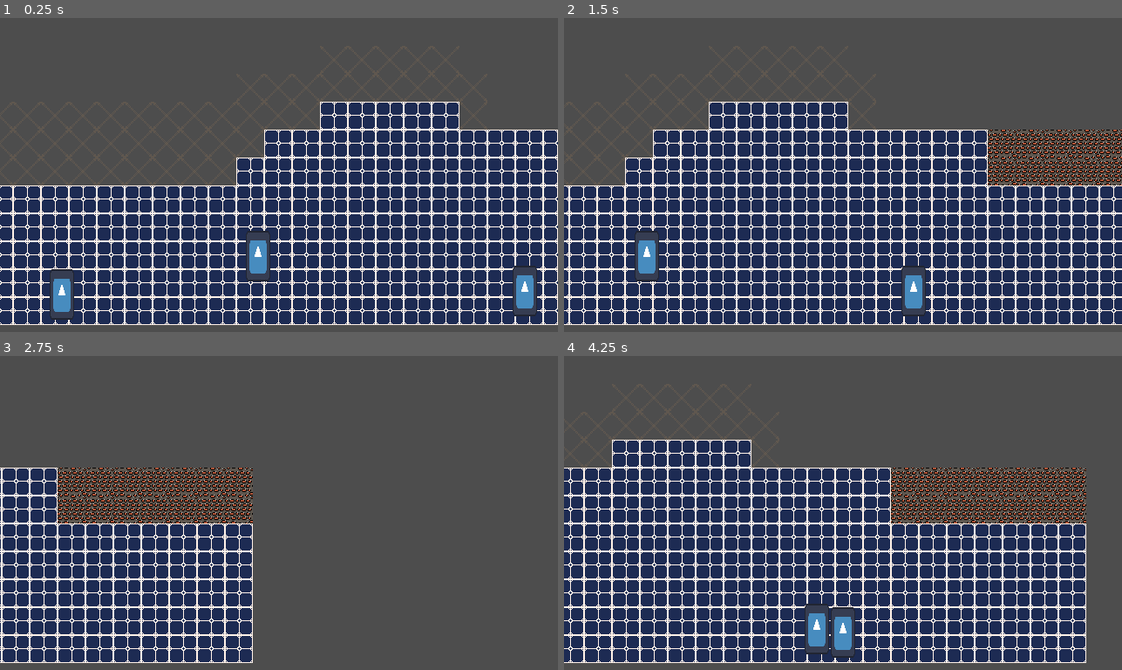
Above: before the commit, frames 1-4 (two rows, left to right).
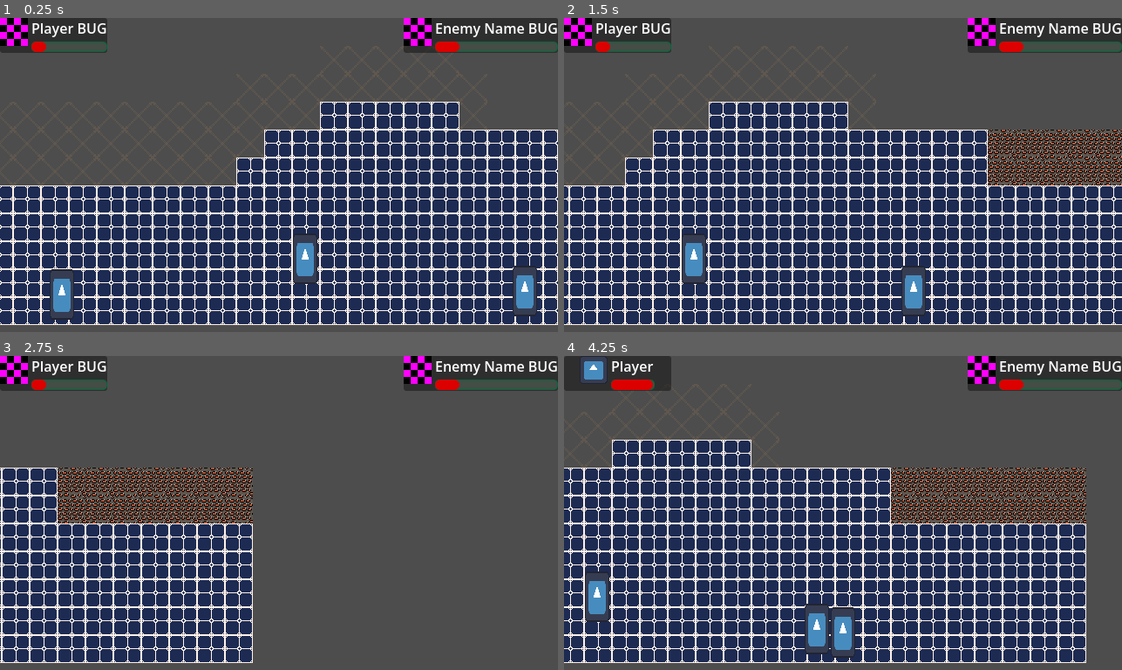
Above: after the commit, the same moments.

Repository: gustavogb12/32nd-Street
Game: Godot game, scene res://scene/gym.tscn
Same seed, same stepped clock (60 frames per second), same inputs: the game is played once before the commit and once after it. The engine's default icon, where the game draws it, is replaced by a stand-in: a white triangle on a blue panel in a dark square.
Inputs:
- Up to frame 1 (0.25 s): no input
- Up to frame 2 (1.5 s): tap Enter at 0.5 s; hold Right (move_right) 0.53-1.28 s; tap J (attack) at 0.6, 1.35 s; hold Down (move_down) from 1.28 s (still down)
- Up to frame 3 (2.75 s): tap Space at 2 s; release Down (move_down) at 2.03 s; hold Right (move_right) from 2.03 s (still down); tap J (attack) at 2.1 s
- Up to frame 4 (4.25 s): release Right (move_right) at 2.78 s; hold Up (move_up) 2.78-3.53 s; tap J (attack) at 2.85, 3.6 s; hold Left (move_left) from 3.53 s (still down)

The runs differ from the first frame. In frame 1, 5.7% of the frame differs, in the area x 0-100%, y 0-85%; in frame 2, 5.7%; in frame 3, 4.3%; in frame 4, 5.1%.

Commit message:
Enemy Health and Player Health

Diff:
--- a/project.godot
+++ b/project.godot
@@ -29,6 +29,11 @@
 [dotnet]
 
 project/assembly_name="Beat_em_Up"
+
+[global_group]
+
+player=""
+enemy=""
 
 [input]
 
--- a/scene/dummy.tscn
+++ b/scene/dummy.tscn
@@ -1,5 +1,6 @@
 [gd_scene format=3 uid="uid://doww0jae3aye8"]
 
+[ext_resource type="Script" uid="uid://cxw5w6m21vkxx" path="res://script/enemy.gd" id="1_mtq4m"]
 [ext_resource type="Texture2D" uid="uid://caqnwncvh4d7u" path="res://icon.svg" id="1_rdt0c"]
 [ext_resource type="Script" uid="uid://wslk6sj78aq4" path="res://script/entity_component.gd" id="2_nljr0"]
 
@@ -7,9 +8,43 @@
 size = Vector2(30, 17)
 
 [sub_resource type="RectangleShape2D" id="RectangleShape2D_0yc80"]
-size = Vector2(30, 6)
+size = Vector2(48, 18)
+
+[sub_resource type="CircleShape2D" id="CircleShape2D_fvtld"]
+radius = 10.198039
+
+[sub_resource type="Curve" id="Curve_qh2oe"]
+_data = [Vector2(0, 0), 0.0, 0.0, 0, 0, Vector2(0.5017182, 1), 0.0, 0.0, 0, 0, Vector2(1, 0), 0.0, 0.0, 0, 0]
+point_count = 3
+
+[sub_resource type="CurveTexture" id="CurveTexture_8fkih"]
+curve = SubResource("Curve_qh2oe")
+
+[sub_resource type="Curve" id="Curve_mtq4m"]
+_data = [Vector2(0, 0), 0.0, 0.0, 0, 0, Vector2(0.49828184, 0.5727272), 0.0, 0.0, 0, 0, Vector2(1, 0), 0.0, 0.0, 0, 0]
+point_count = 3
+
+[sub_resource type="CurveTexture" id="CurveTexture_mtq4m"]
+curve = SubResource("Curve_mtq4m")
+
+[sub_resource type="ParticleProcessMaterial" id="ParticleProcessMaterial_0yc80"]
+lifetime_randomness = 0.23
+particle_flag_disable_z = true
+emission_shape = 3
+emission_box_extents = Vector3(13, 4.8, 1)
+direction = Vector3(0, -1, 0)
+spread = 15.0
+initial_velocity_min = 10.0
+initial_velocity_max = 100.0
+gravity = Vector3(0, 98, 0)
+scale_min = 2.0
+scale_max = 7.0
+scale_curve = SubResource("CurveTexture_mtq4m")
+color = Color(0, 1, 0, 1)
+alpha_curve = SubResource("CurveTexture_8fkih")
 
 [node name="Dummy" type="CharacterBody2D" unique_id=1713660021]
+script = ExtResource("1_mtq4m")
 
 [node name="CollisionShape2D2" type="CollisionShape2D" parent="." unique_id=1277963090]
 position = Vector2(0, -9)
@@ -27,8 +62,28 @@
 shape = SubResource("RectangleShape2D_0yc80")
 debug_color = Color(0.78225684, 0, 0.16223279, 0.41960785)
 
-[node name="EntityComponent" type="Node" parent="." unique_id=128674203 node_paths=PackedStringArray("entity_parent", "hitbox")]
+[node name="EntityComponent" type="Node" parent="." unique_id=128674203 node_paths=PackedStringArray("entity_parent", "hitbox") groups=["enemy"]]
 script = ExtResource("2_nljr0")
+entity_name = "Dummy"
+entity_icon = ExtResource("1_rdt0c")
 entity_parent = NodePath("..")
 hitbox = NodePath("../Hitbox")
 metadata/_custom_type_script = "uid://wslk6sj78aq4"
+
+[node name="Hutbox" type="Area2D" parent="." unique_id=1388374191]
+
+[node name="CollisionShape2D" type="CollisionShape2D" parent="Hutbox" unique_id=620762782]
+position = Vector2(37, -38)
+shape = SubResource("CircleShape2D_fvtld")
+
+[node name="DeathParticles" type="GPUParticles2D" parent="." unique_id=1148288071]
+emitting = false
+amount = 32
+one_shot = true
+explosiveness = 1.0
+randomness = 1.0
+process_material = SubResource("ParticleProcessMaterial_0yc80")
+
+[connection signal="entity_died" from="EntityComponent" to="." method="_on_entity_died"]
+[connection signal="entity_died" from="EntityComponent" to="DeathParticles" method="restart"]
+[connection signal="area_entered" from="Hutbox" to="." method="_on_hutbox_area_entered"]
--- a/scene/gym.tscn
+++ b/scene/gym.tscn
@@ -4,6 +4,7 @@
 [ext_resource type="Texture2D" uid="uid://r3l2anbirg3l" path="res://asset/tileset_01.png" id="1_xutm1"]
 [ext_resource type="PackedScene" uid="uid://doww0jae3aye8" path="res://scene/dummy.tscn" id="2_ewo1x"]
 [ext_resource type="Script" uid="uid://dqir2tdoepgif" path="res://script/camera_path_controller.gd" id="4_sjin7"]
+[ext_resource type="Script" uid="uid://mmfwyoam7xl3" path="res://script/health_display_component.gd" id="5_1jncy"]
 
 [sub_resource type="TileSetAtlasSource" id="TileSetAtlasSource_sjin7"]
 texture = ExtResource("1_xutm1")
@@ -29,6 +30,33 @@
 }
 point_count = 3
 
+[sub_resource type="PlaceholderTexture2D" id="PlaceholderTexture2D_0yc80"]
+
+[sub_resource type="StyleBoxFlat" id="StyleBoxFlat_r0ofq"]
+bg_color = Color(0.267655, 0.30342373, 0.27513576, 1)
+border_width_left = 1
+border_width_top = 1
+border_width_right = 1
+border_width_bottom = 1
+border_color = Color(0, 0.41887987, 0.22894508, 1)
+corner_radius_top_left = 4
+corner_radius_top_right = 4
+corner_radius_bottom_right = 4
+corner_radius_bottom_left = 4
+
+[sub_resource type="StyleBoxFlat" id="StyleBoxFlat_5qrys"]
+bg_color = Color(0.8627451, 0, 0, 1)
+corner_radius_top_left = 10
+corner_radius_top_right = 10
+corner_radius_bottom_right = 10
+corner_radius_bottom_left = 10
+
+[sub_resource type="Theme" id="Theme_1jncy"]
+ProgressBar/styles/background = SubResource("StyleBoxFlat_r0ofq")
+ProgressBar/styles/fill = SubResource("StyleBoxFlat_5qrys")
+
+[sub_resource type="PlaceholderTexture2D" id="PlaceholderTexture2D_uo6t3"]
+
 [node name="Gym" type="Node2D" unique_id=524505118]
 
 [node name="TileMapLayer" type="TileMapLayer" parent="." unique_id=2008620119]
@@ -42,8 +70,8 @@
 [node name="Dummy" parent="." unique_id=1713660021 instance=ExtResource("2_ewo1x")]
 position = Vector2(555, 342)
 
-[node name="Dummy2" parent="." unique_id=2133315151 instance=ExtResource("2_ewo1x")]
-position = Vector2(249, 302)
+[node name="Dummy2" parent="." unique_id=2110446149 instance=ExtResource("2_ewo1x")]
+position = Vector2(303, 305)
 
 [node name="CameraPath" type="Path2D" parent="." unique_id=149027451 node_paths=PackedStringArray("player")]
 curve = SubResource("Curve2D_xutm1")
@@ -55,3 +83,86 @@
 position = Vector2(273, 180)
 
 [node name="Camera2D" type="Camera2D" parent="CameraPath/CameraTarget" unique_id=1573103812]
+
+[node name="HUD" type="CanvasLayer" parent="." unique_id=1497557676]
+
+[node name="EnemyPanel" type="PanelContainer" parent="HUD" unique_id=1522598639]
+anchors_preset = 1
+anchor_left = 1.0
+anchor_right = 1.0
+offset_left = -177.0
+offset_bottom = 40.0
+grow_horizontal = 0
+
+[node name="HBox" type="HBoxContainer" parent="HUD/EnemyPanel" unique_id=1845436641]
+layout_mode = 2
+size_flags_horizontal = 4
+
+[node name="EnemyIcon" type="TextureRect" parent="HUD/EnemyPanel/HBox" unique_id=1835292791]
+custom_minimum_size = Vector2(32, 32)
+custom_maximum_size = Vector2(32, 32)
+layout_mode = 2
+size_flags_horizontal = 4
+texture = SubResource("PlaceholderTexture2D_0yc80")
+
+[node name="VBox" type="VBoxContainer" parent="HUD/EnemyPanel/HBox" unique_id=64704319]
+layout_mode = 2
+
+[node name="EnemyNameLabel" type="Label" parent="HUD/EnemyPanel/HBox/VBox" unique_id=672400806]
+layout_mode = 2
+text = "Enemy Name BUG"
+
+[node name="EnemyHealthBar" type="ProgressBar" parent="HUD/EnemyPanel/HBox/VBox" unique_id=1058752356]
+unique_name_in_owner = true
+custom_minimum_size = Vector2(50, 12)
+layout_mode = 2
+theme = SubResource("Theme_1jncy")
+value = 20.0
+show_percentage = false
+
+[node name="HealthDisplayComponent" type="Node" parent="HUD/EnemyPanel/HBox/VBox" unique_id=646382864 node_paths=PackedStringArray("health_panel", "icon", "display_label", "health_bar")]
+script = ExtResource("5_1jncy")
+watch_group = &"enemy"
+health_panel = NodePath("../../..")
+icon = NodePath("../../EnemyIcon")
+display_label = NodePath("../EnemyNameLabel")
+health_bar = NodePath("../EnemyHealthBar")
+metadata/_custom_type_script = "uid://mmfwyoam7xl3"
+
+[node name="PlayerPanel" type="PanelContainer" parent="HUD" unique_id=1542339680]
+offset_right = 123.0
+offset_bottom = 40.0
+
+[node name="HBox" type="HBoxContainer" parent="HUD/PlayerPanel" unique_id=179659895]
+layout_mode = 2
+size_flags_horizontal = 4
+
+[node name="PlayerIcon" type="TextureRect" parent="HUD/PlayerPanel/HBox" unique_id=901434292]
+custom_minimum_size = Vector2(32, 32)
+custom_maximum_size = Vector2(32, 32)
+layout_mode = 2
+size_flags_horizontal = 4
+texture = SubResource("PlaceholderTexture2D_uo6t3")
+
+[node name="VBox" type="VBoxContainer" parent="HUD/PlayerPanel/HBox" unique_id=1383326162]
+layout_mode = 2
+
+[node name="PlayerNameLabel" type="Label" parent="HUD/PlayerPanel/HBox/VBox" unique_id=1457486676]
+layout_mode = 2
+text = "Player BUG"
+
+[node name="PlayerHealthBar" type="ProgressBar" parent="HUD/PlayerPanel/HBox/VBox" unique_id=1069257269]
+custom_minimum_size = Vector2(50, 12)
+layout_mode = 2
+theme = SubResource("Theme_1jncy")
+value = 20.0
+show_percentage = false
+
+[node name="HealthDisplayComponent" type="Node" parent="HUD/PlayerPanel" unique_id=1919167353 node_paths=PackedStringArray("health_panel", "icon", "display_label", "health_bar")]
+script = ExtResource("5_1jncy")
+watch_group = &"player"
+health_panel = NodePath("..")
+icon = NodePath("../HBox/PlayerIcon")
+display_label = NodePath("../HBox/VBox/PlayerNameLabel")
+health_bar = NodePath("../HBox/VBox/PlayerHealthBar")
+metadata/_custom_type_script = "uid://mmfwyoam7xl3"
--- a/scene/player.tscn
+++ b/scene/player.tscn
@@ -2,11 +2,15 @@
 
 [ext_resource type="Script" uid="uid://73anxe84vixv" path="res://script/player.gd" id="1_hjaqi"]
 [ext_resource type="Texture2D" uid="uid://caqnwncvh4d7u" path="res://icon.svg" id="1_xo3ru"]
+[ext_resource type="Script" uid="uid://wslk6sj78aq4" path="res://script/entity_component.gd" id="3_fvtld"]
 
 [sub_resource type="RectangleShape2D" id="RectangleShape2D_xo3ru"]
 size = Vector2(30, 17)
 
 [sub_resource type="RectangleShape2D" id="RectangleShape2D_0yc80"]
+
+[sub_resource type="RectangleShape2D" id="RectangleShape2D_wkpy8"]
+size = Vector2(20, 29)
 
 [node name="Player" type="CharacterBody2D" unique_id=2103756938]
 script = ExtResource("1_hjaqi")
@@ -27,4 +31,20 @@
 shape = SubResource("RectangleShape2D_0yc80")
 debug_color = Color(2.0214916e-06, 0.63548636, 0.42040467, 0.41960785)
 
+[node name="EntityComponent" type="Node" parent="." unique_id=1715715967 node_paths=PackedStringArray("entity_parent", "hitbox") groups=["player"]]
+script = ExtResource("3_fvtld")
+entity_name = "Player"
+entity_icon = ExtResource("1_xo3ru")
+max_health = 200
+health = 200
+entity_parent = NodePath("..")
+hitbox = NodePath("../Hitbox")
+metadata/_custom_type_script = "uid://wslk6sj78aq4"
+
+[node name="Hitbox" type="Area2D" parent="." unique_id=194723854]
+
+[node name="CollisionShape2D" type="CollisionShape2D" parent="Hitbox" unique_id=59674057]
+position = Vector2(0, -40.5)
+shape = SubResource("RectangleShape2D_wkpy8")
+
 [connection signal="area_entered" from="Hurtbox" to="." method="_on_hurtbox_area_entered"]
--- a/script/camera_path_controller.gd
+++ b/script/camera_path_controller.gd
@@ -3,7 +3,6 @@
 @export var player:Node2D
 @export var stop_index: int = 0
 @export var stop_positions: Array[float]
-
 
 @onready var camera_target: PathFollow2D = $CameraTarget
 
@@ -13,7 +12,9 @@
 	origin = curve.get_point_position(0)
 
 func _physics_process(delta: float) -> void:
+	if player == null:
+		return
 	var target_position: Vector2 = player.global_position - origin
 	target_position.x = clampf(target_position.x, 0, curve.get_point_position(2).x - origin.x)
 	camera_target.progress = target_position.x
-	print(target_position)
+	#print(target_position)
--- /dev/null
+++ b/script/enemy.gd
@@ -0,0 +1,19 @@
+extends CharacterBody2D
+
+@onready var hurtbox_shape: CollisionShape2D = $Hutbox/CollisionShape2D
+
+func attack() -> void:
+	hurtbox_shape.disabled
+	await get_tree().create_timer(0.2).timeout
+
+func _on_hutbox_area_entered(area: Area2D) -> void:
+	EventBus.attacked.emit(self, area, 10)
+
+func _on_entity_died() -> void:
+	var tween: Tween = create_tween()
+	tween.set_parallel(true)
+	tween.tween_property(self,"scale", Vector2.ZERO, 1.0)
+	tween.tween_property(self,"modulate:a",0.0, 1.0)
+
+	await tween.finished
+	queue_free()
--- a/script/entity_component.gd
+++ b/script/entity_component.gd
@@ -1,10 +1,16 @@
 class_name EntityComponent
-
 extends Node
 
+signal  entity_died
+
+@export var entity_name: String
+@export var entity_icon: Texture2D
+@export var max_health: int = 100
+@export var health: int = 100
 @export var entity_parent: Node
-@export var health: int = 100
 @export var hitbox: Area2D
+
+@onready var hurtbox_shape: CollisionShape2D = $"../Hutbox/CollisionShape2D"
 
 func _ready() -> void:
 	EventBus.attacked.connect(_on_attacked)
@@ -13,8 +19,10 @@
 	#print("Recebi de dano: ",damage)
 	if target == hitbox:
 		health -= damage
-		print("Vida: ", health)
+		EventBus.entity_attacked.emit(self)
+		#print("Vida: ", health)
 		if health <= 0:
-			entity_parent.queue_free()
+			entity_died.emit()
+			EventBus.attacked.disconnect(_on_attacked)
 
 	#print(source,target,damage)
--- a/script/event_bus.gd
+++ b/script/event_bus.gd
@@ -1,3 +1,4 @@
 extends Node
 
 signal attacked(source: Node, targwet: Node, damage: float)
+signal entity_attacked(entity: EntityComponent)
--- /dev/null
+++ b/script/health_display_component.gd
@@ -0,0 +1,19 @@
+class_name HealthDisplayComponent
+extends Node
+
+@export var watch_group: StringName
+@export var health_panel: PanelContainer
+@export var icon: TextureRect
+@export var display_label: Label
+@export var health_bar: ProgressBar
+
+func _ready() -> void:
+	EventBus.entity_attacked.connect(_on_entity_attacked)
+
+func _on_entity_attacked(entity: EntityComponent) -> void:
+	if not entity.is_in_group(watch_group):
+		return
+	health_bar.max_value = entity.max_health
+	health_bar.value = entity.health
+	icon.texture = entity.entity_icon
+	display_label.text = entity.entity_name
--- a/script/player.gd
+++ b/script/player.gd
@@ -24,6 +24,5 @@
 	await  get_tree().create_timer(0.2).timeout
 	hurtbox_shape.disabled = true
 
-
 func _on_hurtbox_area_entered(area: Area2D) -> void:
 	EventBus.attacked.emit(self, area, 10)
Binary file changed: asset/tileset_01.ase
Not shown, added: script/enemy.gd.uid
Not shown, added: script/health_display_component.gd.uid
